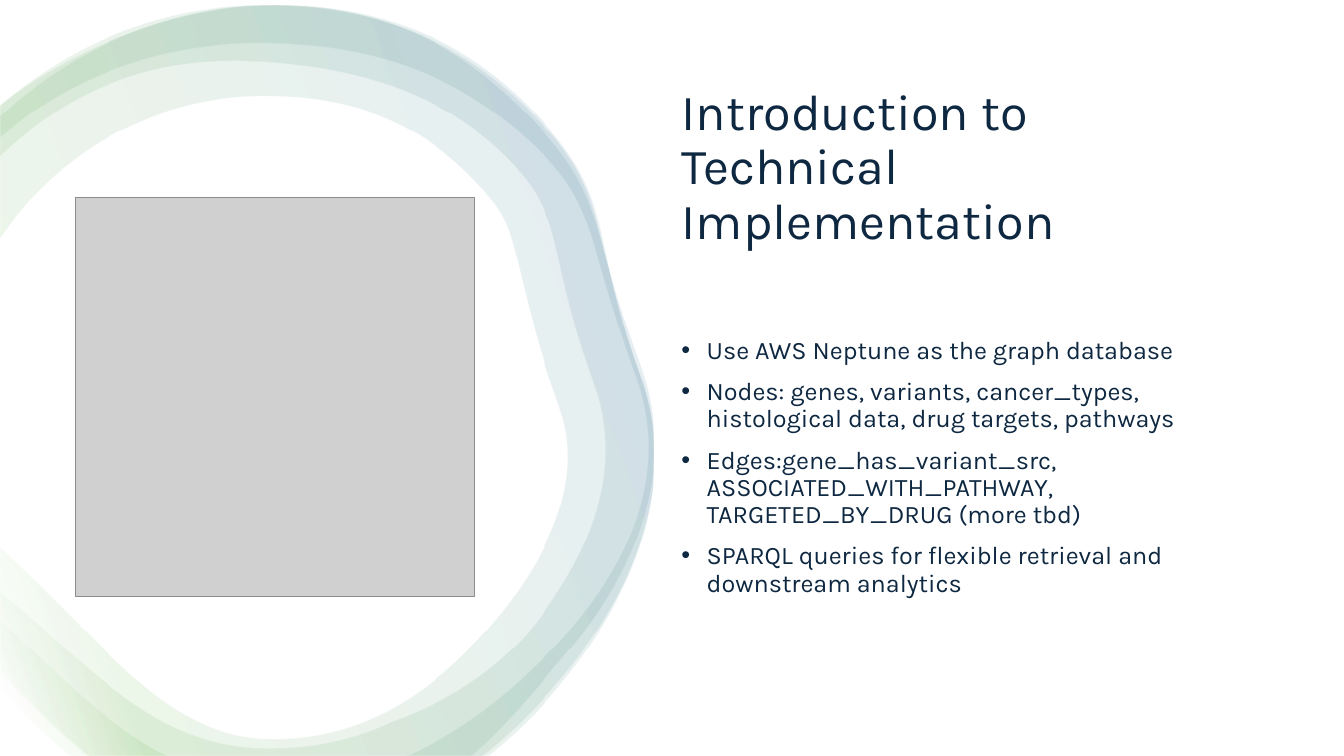
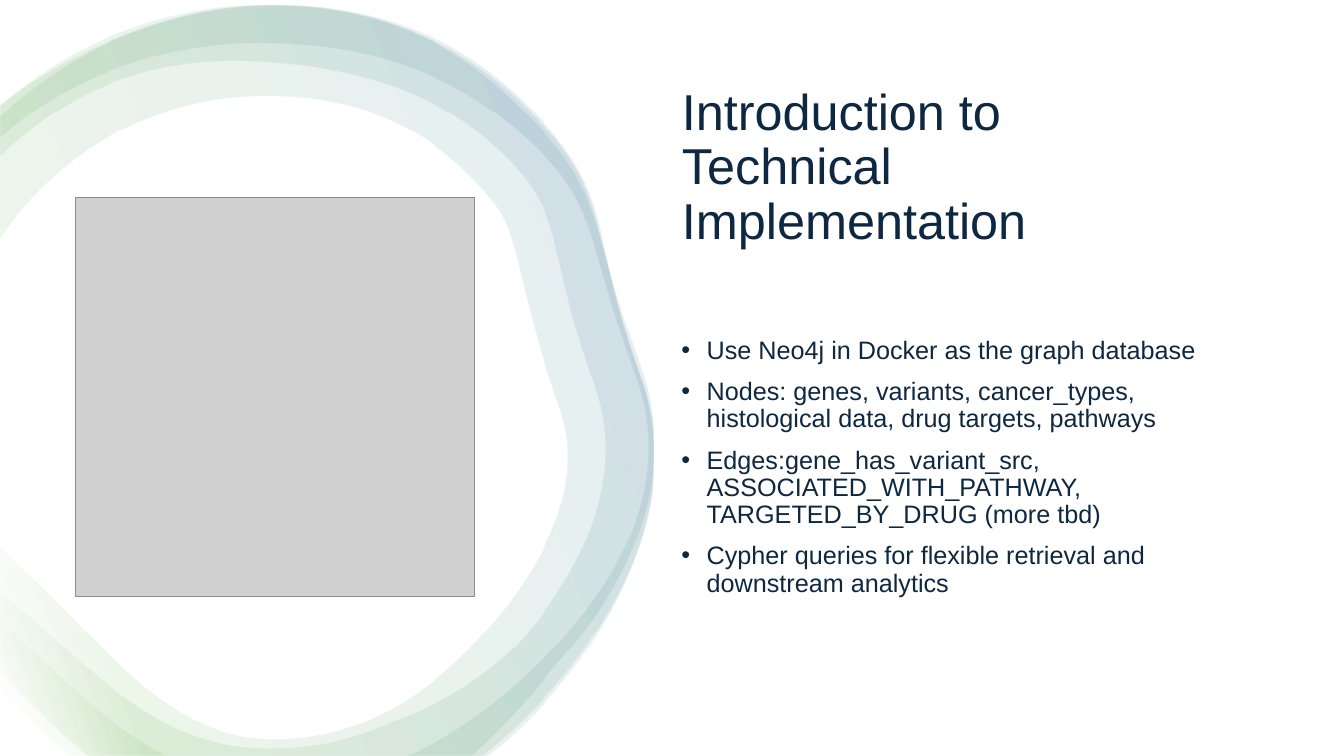
Before and after one commit to collaborativebioinformatics/GeNETwork, a slide deck: slide 3 of Presentation/FinalPresentation_Template.pptx. Drawn at 1344x756 pixels with LibreOffice and Linux fonts; fonts in the diff are those of the drawing; grey boxes stand for pictures. Boxes give left, top, right and bottom in pixels: in the first picture for what was removed or moved away, otherwise in the second. Text is boxed around its words. In the diff, an @@ line names an element or a change of style, - is before the commit and + after.

```diff
--- a/Presentation/FinalPresentation_Template.pptx
+++ b/Presentation/FinalPresentation_Template.pptx
@@ title "Introduction to Technical Implementation" at [682,93,1026,249]: font Karla to Arial @@
@@ text at [707,340,1196,365]: text changed; font Karla to Arial @@
-• Use AWS Neptune as the graph database
+• Use Neo4j in Docker as the graph database
@@ text at [707,381,1156,529]: font Karla to Arial in "Nodes: genes, variants, cancer_types, histological data, dru ...", "Edges:gene_has_variant_src, ASSOCIATED_WITH_PATHWAY, TARGETE ..." @@
@@ text at [707,545,1145,597]: text changed; font Karla to Arial @@
-• SPARQL queries for flexible retrieval and downstream analytics
+• Cypher queries for flexible retrieval and downstream analytics
```
Also in this commit, not shown: 5 other slides changed, 4 slides added, 2 slides removed.
